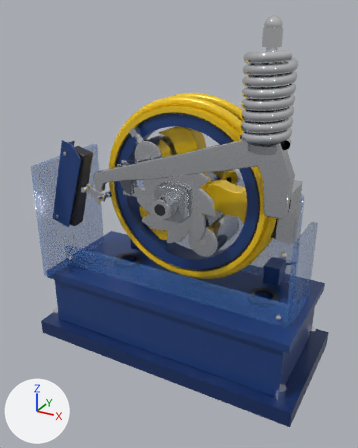
The glTF model models/gltf/overspeed_governor.glb as it was, and as the next commit left it.
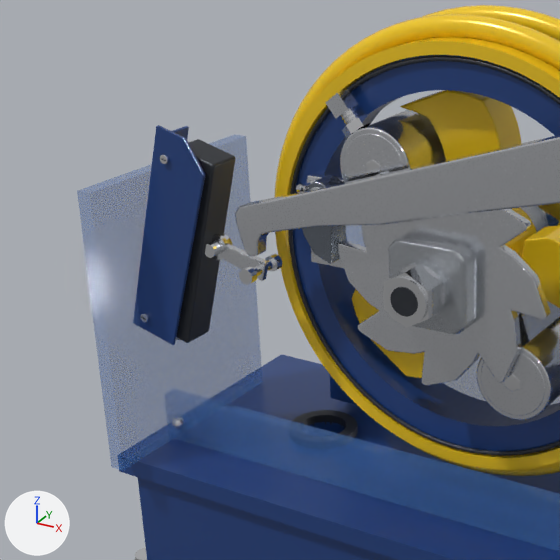
Each version is shown whole from a camera (50 mm lens) standing at (0.263, -0.51, 0.43) and looking at (-0.01, -0.014, 0.182), then close up on the part from 0% to 62% of the width and 20% to 70% of the height. Every picture has the same lights, and +X, +Y and +Z are marked at lower left. The last two pictures show the newer version. Vertices at exactly the same position are counted once.

In view in the first close-up: 'BaseFrame', 'Catch', 'Cover', 'Pawl', 'PendA', 'PendB', 'Plunger', 'Pulley', 'Ratchet' and 1 more.
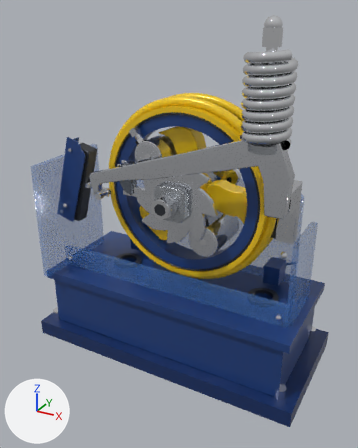
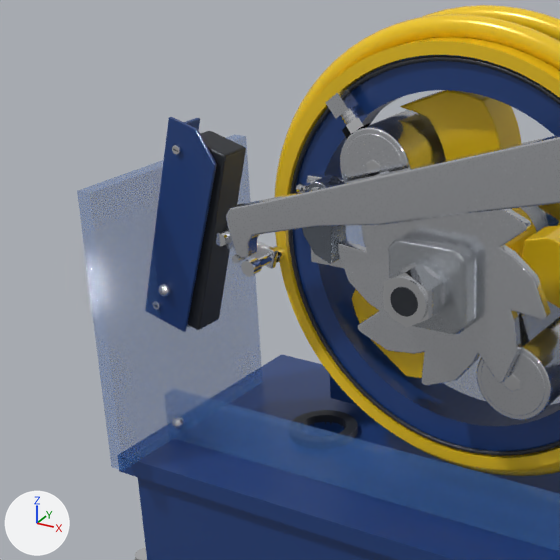
Location of each change, [x1, y1, x2, y2] in pixels of the close-ups (560 x 560 px; the box of a moved part takes in the faces that stretch with it):
'BaseFrame', reshaped
    before: [119, 125, 560, 560]
    after: [119, 117, 560, 560]
'Catch', reshaped
    before: [235, 135, 560, 257]
    after: [226, 135, 560, 263]
'Plunger', moved
    before: [204, 234, 282, 285]
    after: [215, 223, 285, 276]
part 1 of me_cube, moved or reshaped
    before: [140, 313, 149, 322]
    after: [157, 302, 161, 309]
part 2 of me_cube, moved or reshaped
    before: [160, 154, 169, 164]
    after: [172, 145, 181, 155]
part 3 of me_cube, moved or reshaped
    before: [137, 125, 205, 345]
    after: [153, 117, 217, 332]
part 4 of me_cube, moved or reshaped
    before: [172, 126, 189, 139]
    after: [184, 118, 200, 131]
part 5 of me_cube, moved or reshaped
    before: [176, 139, 235, 343]
    after: [187, 131, 246, 330]
part 6 of me_cube, moved or reshaped (not visible afterwards)
    before: [221, 234, 232, 245]
part 7 of me_catchplate, added
    after: [232, 254, 248, 263]
part 8 of me_catchplate, moved or reshaped
    before: [235, 135, 559, 257]
    after: [226, 135, 559, 258]

The change, as a list of edits to the scene's bpy script:
```text
Change me_cube:
    where me_cube.from_pydata(...)  # 1744 vertices, 3396 faces; spans x -0.195..0.17, y -0.085..0.085, z 0.0..0.282
    used by ob_baseframe; location = (0.0, 0.0, 0.0)
    me_cube part 1: the loose piece of 96 vertices spanning x -0.166..-0.161, y -0.065..-0.063, z 0.177..0.182 is moved by (-0.006, 0.016, 0.0)
    me_cube part 2: the loose piece of 96 vertices spanning x -0.142..-0.138, y -0.065..-0.063, z 0.264..0.269 is moved by (-0.006, 0.016, 0.0)
    me_cube part 3: the loose piece of 120 vertices spanning x -0.173..-0.118, y -0.063..-0.061, z 0.167..0.282 is moved by (-0.006, 0.016, 0.0)
    me_cube part 4: the loose piece of 96 vertices spanning x -0.174..-0.145, y -0.062..-0.038, z 0.174..0.277 is moved by (-0.006, 0.016, 0.0)
    me_cube part 5: the loose piece of 96 vertices spanning x -0.163..-0.115, y -0.059..-0.041, z 0.168..0.272 is moved by (-0.006, 0.016, 0.0)
    me_cube part 6: the loose piece of 48 vertices spanning x -0.128..-0.118, y -0.047..-0.045, z 0.216..0.226 is moved by (-0.006, 0.016, 0.0)
Change me_catchplate:
    used by ob_catch; location = (0.0, -0.0535, 0.268)
    remove me_catchplate.from_pydata(...)  # 392 vertices, 764 faces; spans x -0.105..0.138, y -0.007..0.061, z -0.083..0.049
    add me_catchplate.from_pydata(...)  # 440 vertices, 856 faces; spans x -0.111..0.138, y -0.007..0.061, z -0.083..0.049
    me_catchplate part 7: a new loose piece, a 24-sided cylinder along y spanning x -0.1085..-0.1045, y -0.004..0.004, z -0.0503..-0.0463, in mat_gov_steel (white #e2e5ea)
    me_catchplate part 8: 140 vertices moved from x -0.105..-0.057, y -0.004..0.004, z -0.045..-0.015 to x -0.111..-0.057, y -0.004..0.004, z -0.047..-0.016; 38 vertices removed from x -0.101..-0.056, y -0.004..0.004, z -0.045..-0.016; 38 vertices added at x -0.107..-0.058, y -0.004..0.004, z -0.047..-0.017
Change ob_plunger:
    ob_plunger.location: (-0.1232, -0.05, 0.2209) -> (-0.1292, -0.034, 0.2209)
```
